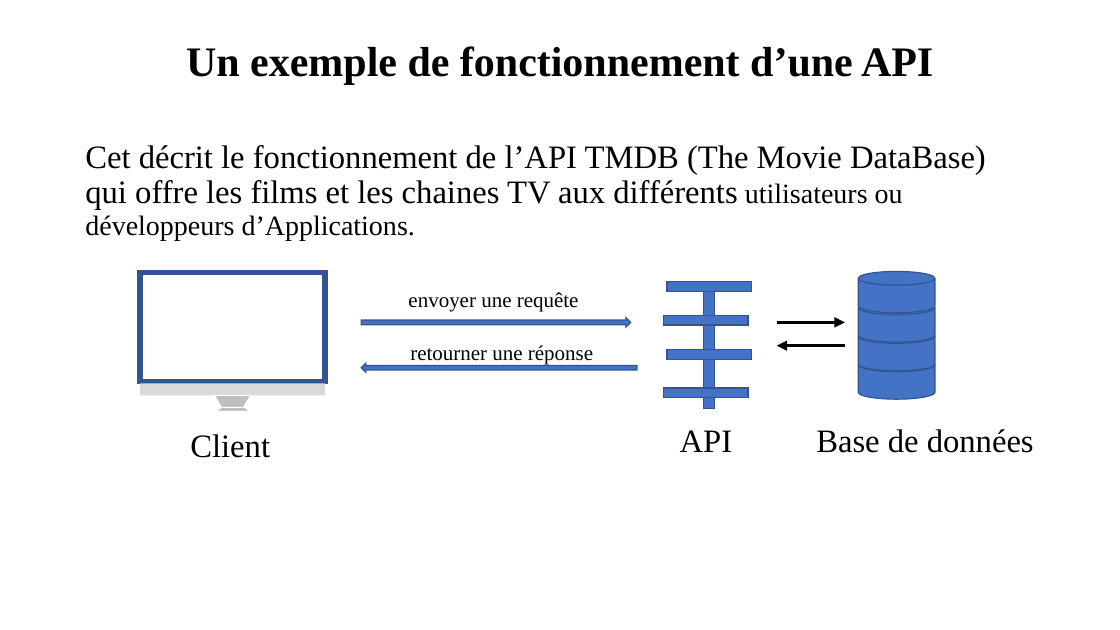
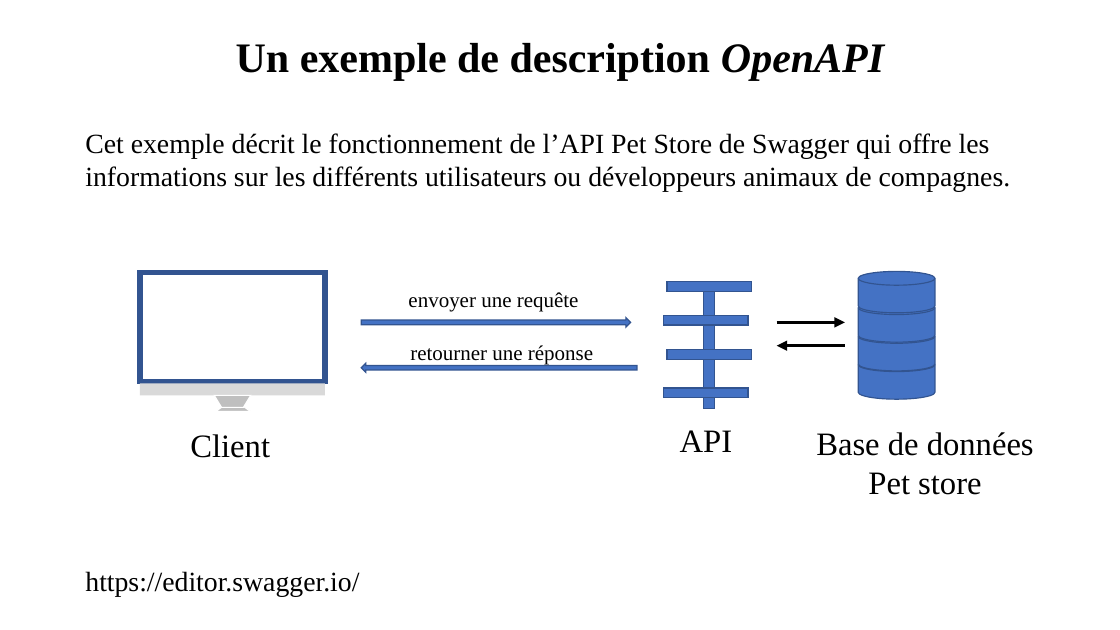
Before and after one commit to OA-Souleymane/MyGitHub-Files, a slide deck: slide 10 of Chapitres/mémoire/PrésentationMémoire.pptx (slide 4 before the commit). Drawn at 1120x630 pixels with LibreOffice and Linux fonts; fonts in the diff are those of the drawing. Boxes give left, top, right and bottom in pixels: in the first picture for what was removed or moved away, otherwise in the second. Text is boxed around its words. In the diff, an @@ line names an element or a change of style, - is before the commit and + after.

```diff
--- a/Chapitres/mémoire/PrésentationMémoire.pptx
+++ b/Chapitres/mémoire/PrésentationMémoire.pptx
@@ title at <box>236,43,884,80</box>: text changed @@
-Un exemple de fonctionnement d’une API
+Un exemple de description OpenAPI
@@ text at <box>85,133,1011,597</box>: text changed; size 28 to 23.8 pt @@
-Cet décrit le fonctionnement de l’API TMDB (The Movie DataBase) qui offre les films et les chaines TV aux différents utilisateurs ou développeurs d’Applications.
+Cet exemple décrit le fonctionnement de l’API Pet Store de Swagger qui offre les informations sur les différents utilisateurs ou développeurs animaux de compagnes.
+https://editor.swagger.io/
@@ text at <box>816,432,1034,495</box>: text changed @@
-Base de données
+Base de données Pet store
```
Also in this commit, not shown: 6 other slides changed, 11 slides added, 6 other files.
